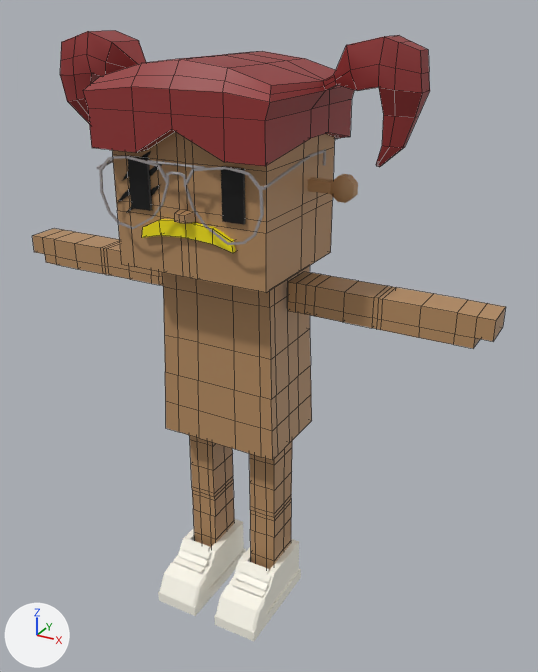
A saved change to the FBX model mustachiorascals/fbx/59962bc2-1bcb-4c78-a8bc-f4822e689656.fbx.
Camera for both pictures: a 50 mm camera at (0.018, -0.0283, 0.0303) aimed at (0.0015, 0.0016, 0.0153). Lighting does not change. The marker at lower left points along +X, +Y and +Z. Mesh edges are drawn as thin lines on the coarser meshes. Where no turn or scale is listed for an object, it has been applied to the vertices.

The older version as bpy lines, for what is in view:
```python
me_mesh_002 = bpy.data.meshes.new('Mesh.002')
me_mesh_002.from_pydata(...)  # 124 vertices, 120 faces; spans x -0.00385..0.00386, y -0.00334..0.00364, z 0.01806..0.0274
me_mesh_002.materials.append(mat_skin)  # orange #b68d62
me_mesh_003 = bpy.data.meshes.new('Mesh.003')
me_mesh_003.from_pydata(...)  # 20 vertices, 18 faces; spans x -0.00236..0.00236, y -0.00298..-0.00262, z 0.02101..0.02204
me_mesh_003.materials.append(mat_mustache)  # yellow #ffed00
me_mesh_006 = bpy.data.meshes.new('Mesh.006')
me_mesh_006.from_pydata(...)  # 216 vertices, 166 faces; spans x -0.00415..0.00415, y -0.00349..0.00202, z 0.0215..0.02465
me_mesh_006.materials.append(mat_eyewear)  # grey #9d9899
ob_ew_aviator_2 = bpy.data.objects.new('ew_aviator_2', me_mesh_006)
ob_ew_aviator_2.location = (0.0, 0.0, 0.0)
ob_m_anchorman = bpy.data.objects.new('m_anchorman', me_mesh_003)
ob_m_anchorman.location = (0.0, 0.0, 0.0)
ob_mustachio_head = bpy.data.objects.new('mustachio_head', me_mesh_002)
ob_mustachio_head.location = (0.0, 0.0, 0.0)
# also in view: 'mustachio_arms' at (0.0, 0.0012, 0.0181); 'mustachio_body' at (0.0, 0.0011, 0.0144); 'h_pigtails' at (-0.0001, 0.0004, 0.0267); 'e_7' at (0.0, 0.0011, 0.0232); 'mustachio_legs' at (0.0, 0.0003, 0.0053)
```
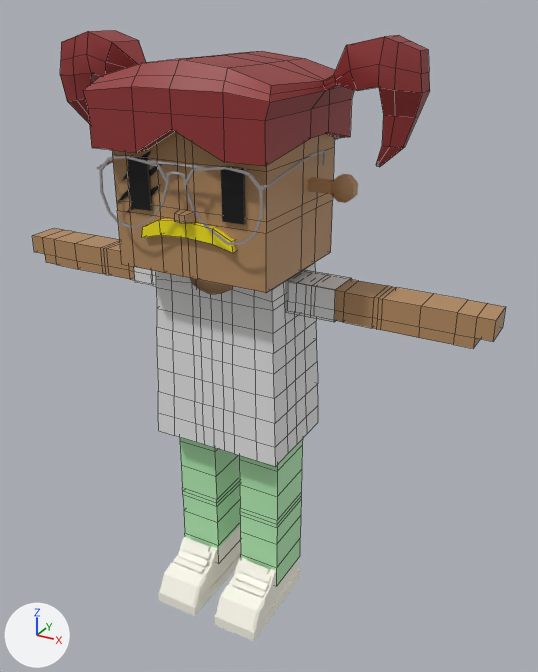
Location of each change, (x1, y1, x2, y2) in pixels of the pictures (538 x 672 px):
'c_shirt_1', added: after (156, 263, 318, 467)
'c_pants', added (green): after (180, 437, 302, 586)
'c_shirt_2', added: after (134, 267, 352, 322)
'mustachio_body', unchanged, covered by the edit: before (162, 266, 312, 461); after (191, 278, 232, 294)
'mustachio_legs', unchanged, covered by the edit: before (189, 435, 292, 570)

Diff of the bpy script that builds the scene:
```diff
--- a/mustachiorascals/fbx/59962bc2-1bcb-4c78-a8bc-f4822e689656.fbx.py
+++ b/mustachiorascals/fbx/59962bc2-1bcb-4c78-a8bc-f4822e689656.fbx.py
@@ mat_lower_garment @@
+mat_lower_garment = principled_material('lower_garment')
+mat_lower_garment.base_color = (0.467, 0.867, 0.467)  # green #b6efb6
@@ mat_upper_garment_1 @@
+mat_upper_garment_1 = principled_material('upper_garment_1')
+mat_upper_garment_1.base_color = (0.8, 0.8, 0.8)  # white #e7e7e7
@@ me_mesh_003_1 @@
+me_mesh_003_1.from_pydata(...)  # 72 vertices, 64 faces; spans x -0.003..0.003, y -0.00018..0.00265, z 0.00139..0.01069
+me_mesh_003_1.materials.append(mat_lower_garment)  # green #b6efb6
@@ me_mesh_012 @@
+me_mesh_012.from_pydata(...)  # 24 vertices, 18 faces; spans x -0.00561..0.00561, y 0.00027..0.00209, z 0.01737..0.01893
+me_mesh_012.materials.append(mat_upper_garment_1)  # white #e7e7e7
@@ me_mesh_011 @@
+me_mesh_011.from_pydata(...)  # 230 vertices, 212 faces; spans x -0.00349..0.00349, y -0.0013..0.00353, z 0.00994..0.01894
+me_mesh_011.materials.append(mat_upper_garment_1)  # white #e7e7e7
@@ ob_c_pants @@
+ob_c_pants = bpy.data.objects.new('c_pants', me_mesh_003_1)
+ob_c_pants.location = (0.0, 0.0, 0.0)
@@ ob_c_shirt_2 @@
+ob_c_shirt_2 = bpy.data.objects.new('c_shirt_2', me_mesh_012)
+ob_c_shirt_2.location = (0.0, 0.0, 0.0)
@@ ob_c_shirt_1 @@
+ob_c_shirt_1 = bpy.data.objects.new('c_shirt_1', me_mesh_011)
+ob_c_shirt_1.location = (0.0, 0.0, 0.0)
```
